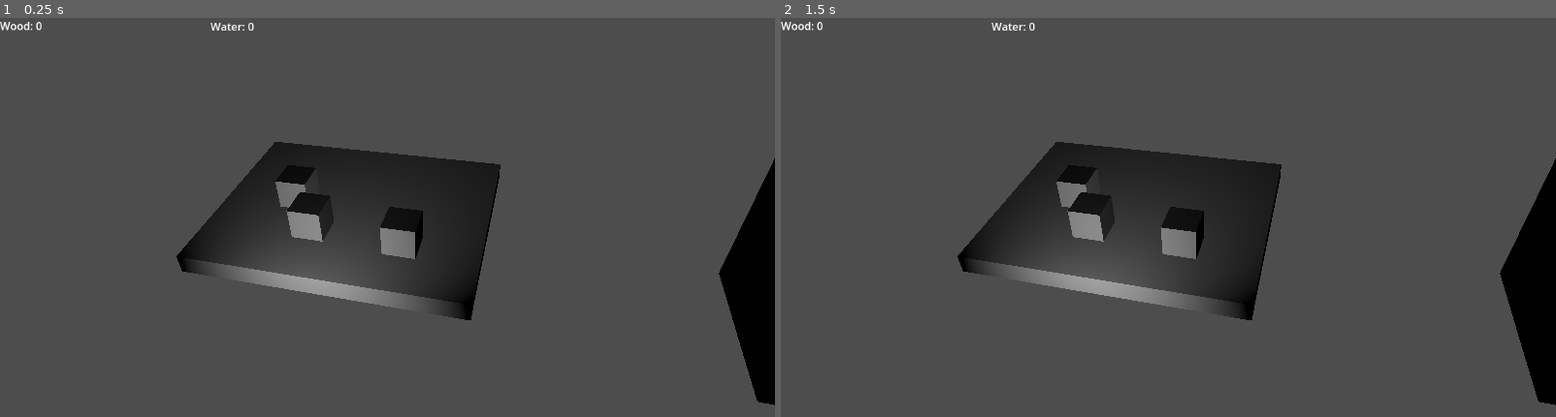
Above: before the commit, frames 1-2 (left to right).
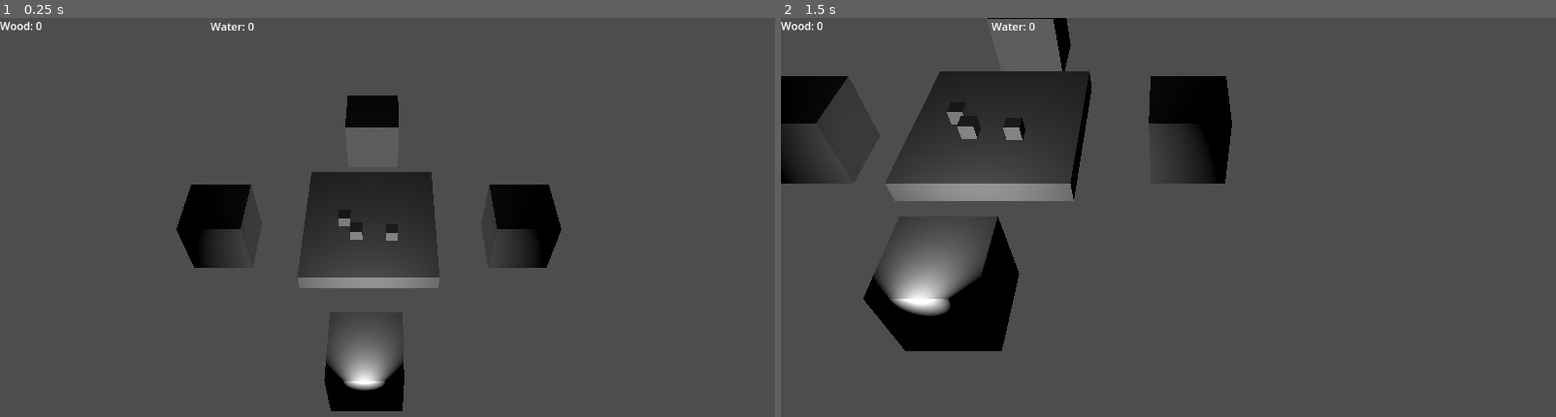
Above: after the commit, the same moments.

Repository: taiyo-harenohi/MODE
Game: Godot game, scene res://scenes/main.tscn
Two runs of this game, one before a commit and one after it. Both use one fixed random seed, a clock stepped at 60 frames per second and the inputs below.
Inputs (mouse positions are in pixels of both pictures, inside the frame that each line leads up to):
- Up to frame 1 (0.25 s): no input
- Up to frame 2 (1.5 s): tap Enter at 0.5 s; move the mouse to (1339, 213) at 0.52 s; tap M (to_center) at 0.6 s; click (1339, 213) at 0.67 s; tap N (restart_zoom) at 1.25 s; drag from (1013, 257) to (1129, 321) at 1.27 s

The runs differ from the first frame. In frame 1, 14% of the frame differs, in the area x 22-100%, y 19-99%; in frame 2, 24%, in the area x 0-100%, y 0-98%.

Commit message:
Generate arrow functional

Diff:
--- a/scenes/main.tscn
+++ b/scenes/main.tscn
@@ -1,13 +1,8 @@
-[gd_scene load_steps=8 format=3 uid="uid://s4pjmawr2pyx"]
+[gd_scene load_steps=6 format=3 uid="uid://s4pjmawr2pyx"]
 
 [ext_resource type="Script" path="res://scripts/Resource.gd" id="1_2jgal"]
 [ext_resource type="PackedScene" uid="uid://byadm7hmy2wjj" path="res://scenes/platform.tscn" id="1_ploio"]
 [ext_resource type="Script" path="res://scripts/Camera3D.gd" id="1_w78d5"]
-
-[sub_resource type="BoxShape3D" id="BoxShape3D_k6vrc"]
-size = Vector3(1.67004, 0.102964, 1.35368)
-
-[sub_resource type="BoxMesh" id="BoxMesh_kdsnx"]
 
 [sub_resource type="BoxShape3D" id="BoxShape3D_tnflf"]
 
@@ -15,21 +10,11 @@
 
 [node name="Node3D" type="Node3D"]
 
-[node name="platform2" parent="." groups=["platform"] instance=ExtResource("1_ploio")]
-transform = Transform3D(1, 0, 0, 0, 1, 0, 0, 0, 1, 6.842, 0, 0)
-
-[node name="platform" type="StaticBody3D" parent="."]
-
-[node name="CollisionShape3D" type="CollisionShape3D" parent="platform"]
-shape = SubResource("BoxShape3D_k6vrc")
-
-[node name="MeshInstance3D" type="MeshInstance3D" parent="platform"]
-transform = Transform3D(1.6902, 0, 0, 0, 0.11579, 0, 0, 0, 1.34738, 0, 0, 0)
-mesh = SubResource("BoxMesh_kdsnx")
-skeleton = NodePath("../..")
+[node name="platform" parent="." instance=ExtResource("1_ploio")]
+transform = Transform3D(0.447143, 0, 0, 0, 0.447143, 0, 0, 0, 0.447143, 0, 0, 0)
 
 [node name="item1" type="StaticBody3D" parent="." groups=["resources", "wood"]]
-transform = Transform3D(0.193578, 0, 0, 0, 0.193578, 0, 0, 0, 0.193578, -0.357349, 0.151982, 0)
+transform = Transform3D(0.0865572, 0, 0, 0, 0.0865572, 0, 0, 0, 0.0865572, -0.176666, 0.179585, 0.0794608)
 
 [node name="CollisionShape3D" type="CollisionShape3D" parent="item1"]
 shape = SubResource("BoxShape3D_tnflf")
@@ -38,7 +23,7 @@
 mesh = SubResource("BoxMesh_2dli3")
 
 [node name="item2" type="StaticBody3D" parent="." groups=["resources", "water"]]
-transform = Transform3D(0.193578, 0, 0, 0, 0.193578, 0, 0, 0, 0.193578, 0.397235, 0.151982, 0.303752)
+transform = Transform3D(0.0865572, 0, 0, 0, 0.0865572, 0, 0, 0, 0.0865572, 0.160741, 0.179585, 0.215282)
 
 [node name="CollisionShape3D" type="CollisionShape3D" parent="item2"]
 shape = SubResource("BoxShape3D_tnflf")
@@ -47,7 +32,7 @@
 mesh = SubResource("BoxMesh_2dli3")
 
 [node name="Camera3D" type="Camera3D" parent="."]
-transform = Transform3D(0.963472, -0.133905, 0.23193, -0.0449757, 0.772823, 0.633025, -0.264007, -0.620333, 0.738571, 1, 2, 2.5)
+transform = Transform3D(1, 0, 0, 0, 0.642788, 0.766044, 0, -0.766044, 0.642788, 0.130013, 3, 2.608)
 fov = 45.0
 script = ExtResource("1_w78d5")
 
@@ -84,7 +69,7 @@
 text = "Water: 0"
 
 [node name="item3" type="StaticBody3D" parent="." groups=["resources", "water"]]
-transform = Transform3D(0.193578, 0, 0, 0, 0.193578, 0, 0, 0, 0.193578, -0.162016, 0.151982, 0.271158)
+transform = Transform3D(0.0865572, 0, 0, 0, 0.0865572, 0, 0, 0, 0.0865572, -0.0893242, 0.179585, 0.200707)
 
 [node name="CollisionShape3D" type="CollisionShape3D" parent="item3"]
 shape = SubResource("BoxShape3D_tnflf")
--- a/scenes/platform.tscn
+++ b/scenes/platform.tscn
@@ -1,4 +1,6 @@
-[gd_scene load_steps=5 format=3 uid="uid://byadm7hmy2wjj"]
+[gd_scene load_steps=7 format=3 uid="uid://byadm7hmy2wjj"]
+
+[ext_resource type="Script" path="res://scripts/Platform.gd" id="1_2qbu2"]
 
 [sub_resource type="BoxShape3D" id="BoxShape3D_gys0x"]
 
@@ -8,7 +10,10 @@
 
 [sub_resource type="BoxMesh" id="BoxMesh_1mxoq"]
 
-[node name="platform" type="Node3D"]
+[sub_resource type="BoxMesh" id="BoxMesh_ei5sx"]
+
+[node name="platform" type="Node3D" groups=["platform"]]
+script = ExtResource("1_2qbu2")
 
 [node name="StaticBody3D" type="StaticBody3D" parent="."]
 transform = Transform3D(2.17437, 0, 0, 0, 0.296265, 0, 0, 0, 2.32934, 0, 0, 0)
@@ -20,7 +25,7 @@
 mesh = SubResource("BoxMesh_pd338")
 
 [node name="up" type="StaticBody3D" parent="." groups=["arrow"]]
-transform = Transform3D(1, 0, 0, 0, 1, 0, 0, 0, 1, 0, 0, -4)
+transform = Transform3D(1, 0, 0, 0, 1, 0, 0, 0, 1, 0, 0, 2.5)
 
 [node name="CollisionShape3D" type="CollisionShape3D" parent="up"]
 shape = SubResource("BoxShape3D_4rwch")
@@ -28,17 +33,17 @@
 [node name="MeshInstance3D" type="MeshInstance3D" parent="up"]
 mesh = SubResource("BoxMesh_1mxoq")
 
-[node name="down" type="StaticBody3D" parent="." groups=["arrow"]]
-transform = Transform3D(1, 0, 0, 0, 1, 0, 0, 0, 1, 0, 0, 4)
+[node name="left" type="StaticBody3D" parent="." groups=["arrow"]]
+transform = Transform3D(1, 0, 0, 0, 1, 0, 0, 0, 1, 2.5, 0, 0)
 
-[node name="CollisionShape3D" type="CollisionShape3D" parent="down"]
+[node name="CollisionShape3D" type="CollisionShape3D" parent="left"]
 shape = SubResource("BoxShape3D_4rwch")
 
-[node name="MeshInstance3D" type="MeshInstance3D" parent="down"]
+[node name="MeshInstance3D" type="MeshInstance3D" parent="left"]
 mesh = SubResource("BoxMesh_1mxoq")
 
 [node name="right" type="StaticBody3D" parent="." groups=["arrow"]]
-transform = Transform3D(1, 0, 0, 0, 1, 0, 0, 0, 1, 4, 0, 0)
+transform = Transform3D(1, 0, 0, 0, 1, 0, 0, 0, 1, -2.5, 0, 0)
 
 [node name="CollisionShape3D" type="CollisionShape3D" parent="right"]
 shape = SubResource("BoxShape3D_4rwch")
@@ -46,11 +51,11 @@
 [node name="MeshInstance3D" type="MeshInstance3D" parent="right"]
 mesh = SubResource("BoxMesh_1mxoq")
 
-[node name="left" type="StaticBody3D" parent="." groups=["arrow"]]
-transform = Transform3D(1, 0, 0, 0, 1, 0, 0, 0, 1, -4, 0, 0)
+[node name="down" type="StaticBody3D" parent="." groups=["arrow"]]
+transform = Transform3D(1, 0, 0, 0, 1, 0, 0, 0, 1, 0, 0, -2.5)
 
-[node name="CollisionShape3D" type="CollisionShape3D" parent="left"]
+[node name="CollisionShape3D" type="CollisionShape3D" parent="down"]
 shape = SubResource("BoxShape3D_4rwch")
 
-[node name="MeshInstance3D" type="MeshInstance3D" parent="left"]
-mesh = SubResource("BoxMesh_1mxoq")
+[node name="MeshInstance3D2" type="MeshInstance3D" parent="down"]
+mesh = SubResource("BoxMesh_ei5sx")
--- a/scripts/Camera3D.gd
+++ b/scripts/Camera3D.gd
@@ -12,6 +12,8 @@
 
 var isHolding: bool = false
 var time = 0
+
+var count = 0
 
 var platformInstance = load("res://scenes/platform.tscn")
 
@@ -53,8 +55,10 @@
 	if result.has("collider"):
 		if result["collider"].is_in_group("resources"):
 			_handlerResources.detect_object(result["collider"], time)
-		if result["collider"].is_in_group("arrow"):
+		elif result["collider"].is_in_group("arrow"):
 			var _instance = platformInstance.instantiate()
 			get_tree().get_root().add_child(_instance)
 			_instance.global_transform = result["collider"].global_transform
 			result["collider"].queue_free()
+			_instance.detect_colliders()
+			count += 1
--- /dev/null
+++ b/scripts/Platform.gd
@@ -0,0 +1,27 @@
+extends Node3D
+
+# Called when the node enters the scene tree for the first time.
+func _ready():
+	pass # Replace with function body.
+
+
+# Called every frame. 'delta' is the elapsed time since the previous frame.
+func _process(delta):
+	pass
+
+func detect_colliders():
+	var arrows_to_delete = []
+	for _arrow in self.get_children():
+		var nodes_in_group = get_tree().get_nodes_in_group("platform")
+		for node in nodes_in_group:
+			if _arrow.global_position.x == node.global_position.x and _arrow.global_position.z == node.global_position.z:
+				arrows_to_delete.append(_arrow)
+		nodes_in_group +=  get_tree().get_nodes_in_group("arrow")
+		for node in nodes_in_group:
+			if node.global_position == self.global_position:
+				arrows_to_delete.append(node)
+	for arrow_to_delete in arrows_to_delete:
+		if arrow_to_delete.is_in_group("arrow"):
+			arrow_to_delete.queue_free()
+			print(arrow_to_delete, " at position: ", arrow_to_delete.global_position)
+	print("-----------------")
